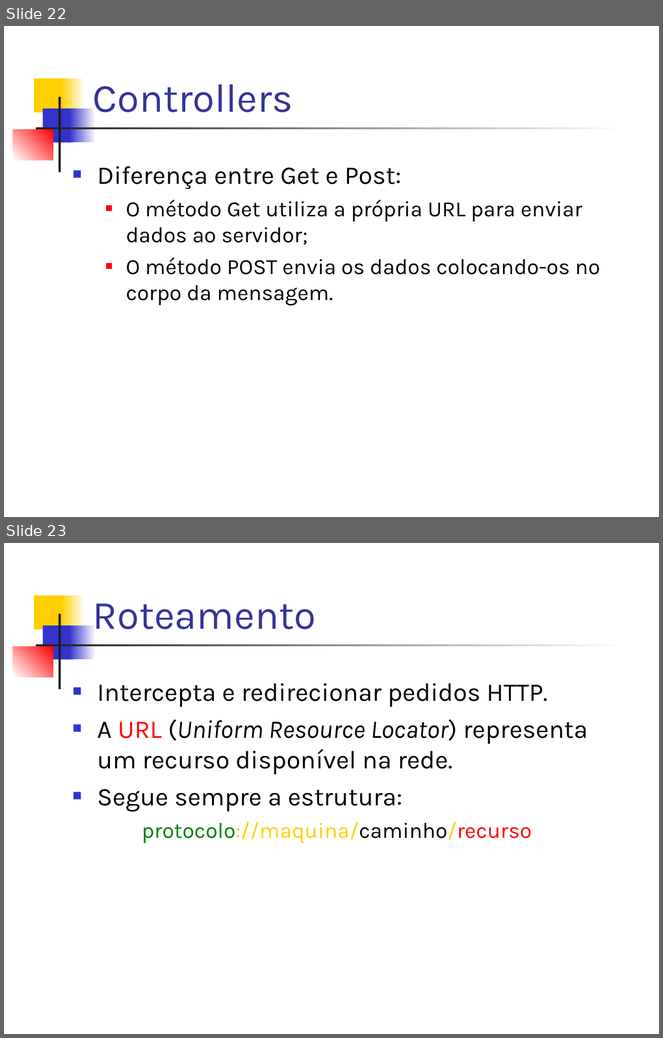
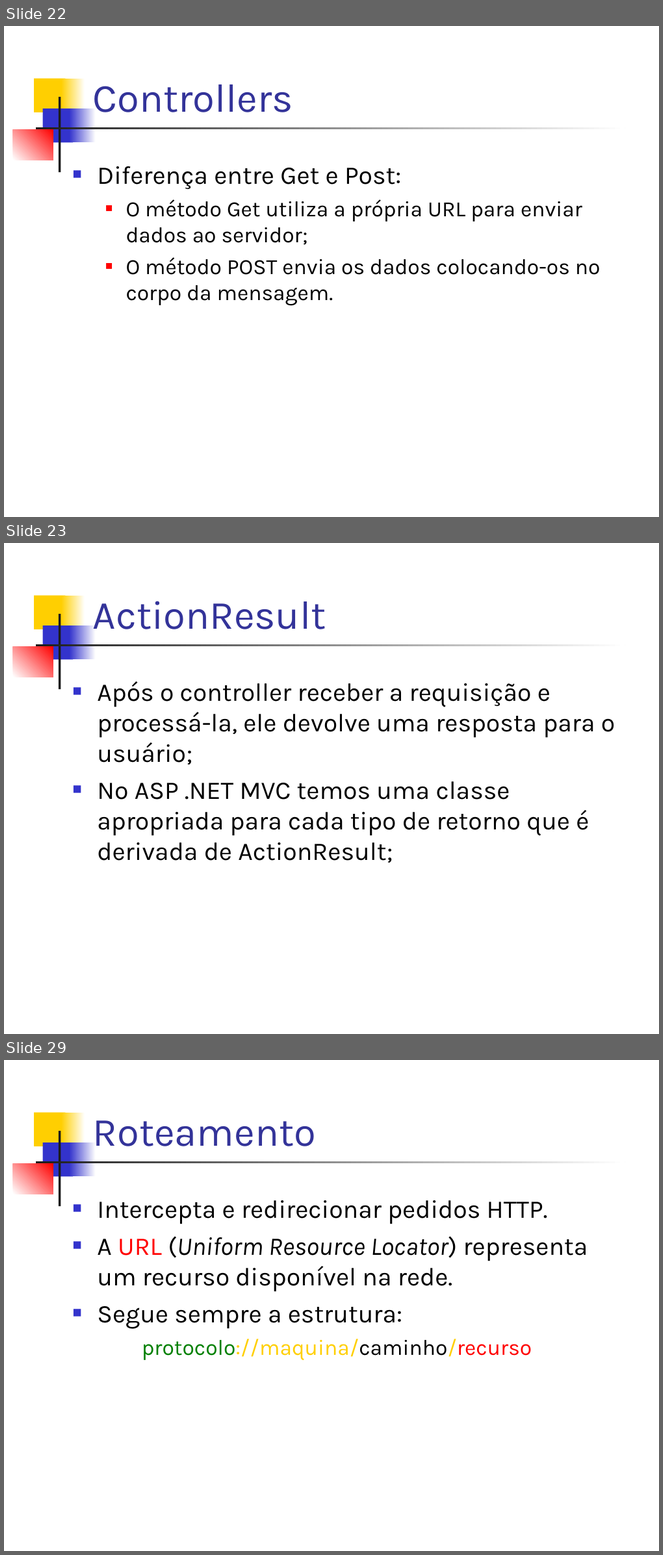
Before and after one commit to dssika/mini-curso-asp-net-mvc3, a slide deck: Slide/Mini Curso.ppt. Shown one above the other, each under a label of ours: slides 22 and 23 before the commit, slides 22, 23 and 29 after it; the slides between them are not shown. The pictures are 663x1038 and 663x1555 pixels, drawn with LibreOffice and Linux fonts; fonts in the diff are those of the drawing. Boxes give left, top, right and bottom in pixels: in the first picture for what was removed or moved away, otherwise in the second. Text is boxed around its words. In the diff, an @@ line names an element or a change of style, - is before the commit and + after.

```diff
--- a/Slide/Mini Curso.ppt
+++ b/Slide/Mini Curso.ppt
@@ slide 23 added at <box>4,543,659,1034</box>, background #FFFFFF; not listed: 7 template elements that a slide beside it also shows @@
@@ title added at <box>93,601,326,629</box>, 44 pt, text #333399 @@
+ActionResult
@@ text added at <box>97,681,615,863</box>, 28 pt, text #000000 @@
+■ Após o controller receber a requisição e processá-la, ele devolve uma resposta para o usuário;
+■ No ASP .NET MVC temos uma classe apropriada para cada tipo de retorno que é derivada de ActionResult;
@@ what was slide 23 is now slide 29 @@
```
Also in this commit, not shown: 5 other slides added.
